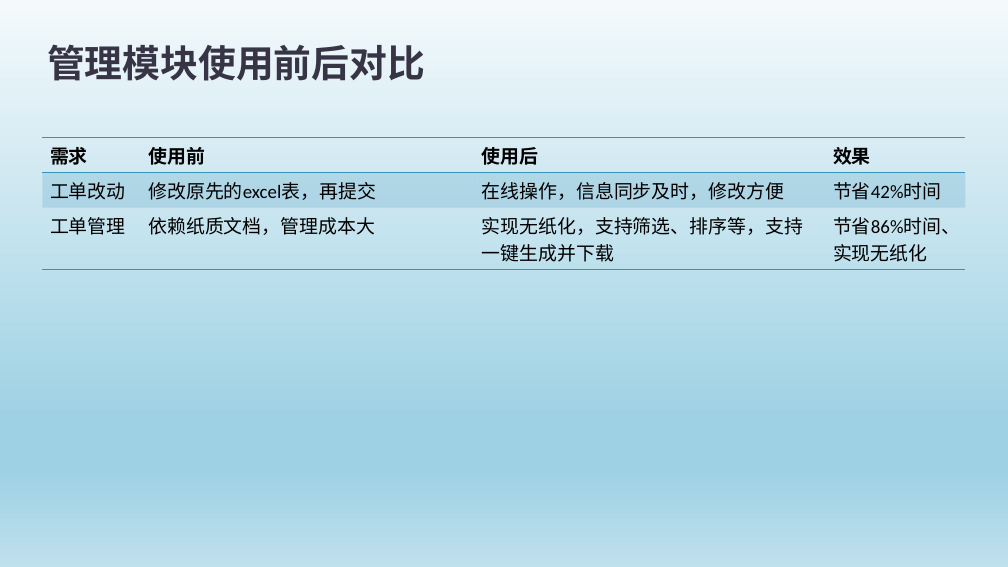
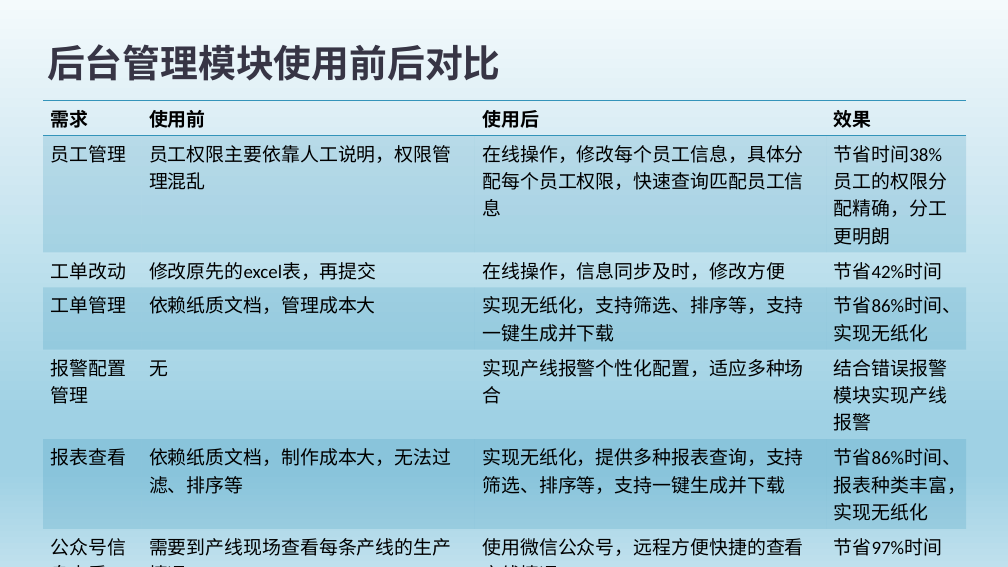
Before and after one commit to jiwoon/SMT_EPS, a slide deck: slide 17 of doc/SMT防错料系统-20180408.pptx. Drawn at 1008x567 pixels with LibreOffice and Linux fonts; fonts in the diff are those of the drawing. Boxes give left, top, right and bottom in pixels: in the first picture for what was removed or moved away, otherwise in the second. Text is boxed around its words. In the diff, an @@ line names an element or a change of style, - is before the commit and + after.

```diff
--- a/doc/SMT防错料系统-20180408.pptx
+++ b/doc/SMT防错料系统-20180408.pptx
@@ title at [47,44,501,81]: text changed @@
-管理模块使用前后对比
+后台管理模块使用前后对比
@@ table at [43,101,966,560] @@
+row 2: 员工管理 | 员工权限主要依靠人工说明，权限管理混乱 | 在线操作，修改每个员工信息，具体分配每个员工权限，快速查询匹配员工信息 | 节省时间38%员工的权限分配精确，分工更明朗
+row 5: 报警配置管理 | 无 | 实现产线报警个性化配置，适应多种场合 | 结合错误报警模块实现产线报警
+row 6: 报表查看 | 依赖纸质文档，制作成本大，无法过滤、排序等 | 实现无纸化，提供多种报表查询，支持筛选、排序等，支持一键生成并下载 | 节省86%时间、报表种类丰富，实现无纸化
+row 7: 公众号信息查看 | 需要到产线现场查看每条产线的生产情况 | 使用微信公众号，远程方便快捷的查看产线情况 | 节省97%时间
@@ table: place and size @@
-table at [42,138,966,266]
+table at [43,101,966,560]
```
Also in this commit, not shown: 5 other slides changed, 1 slide added, 4 slides removed, 3 other files.
